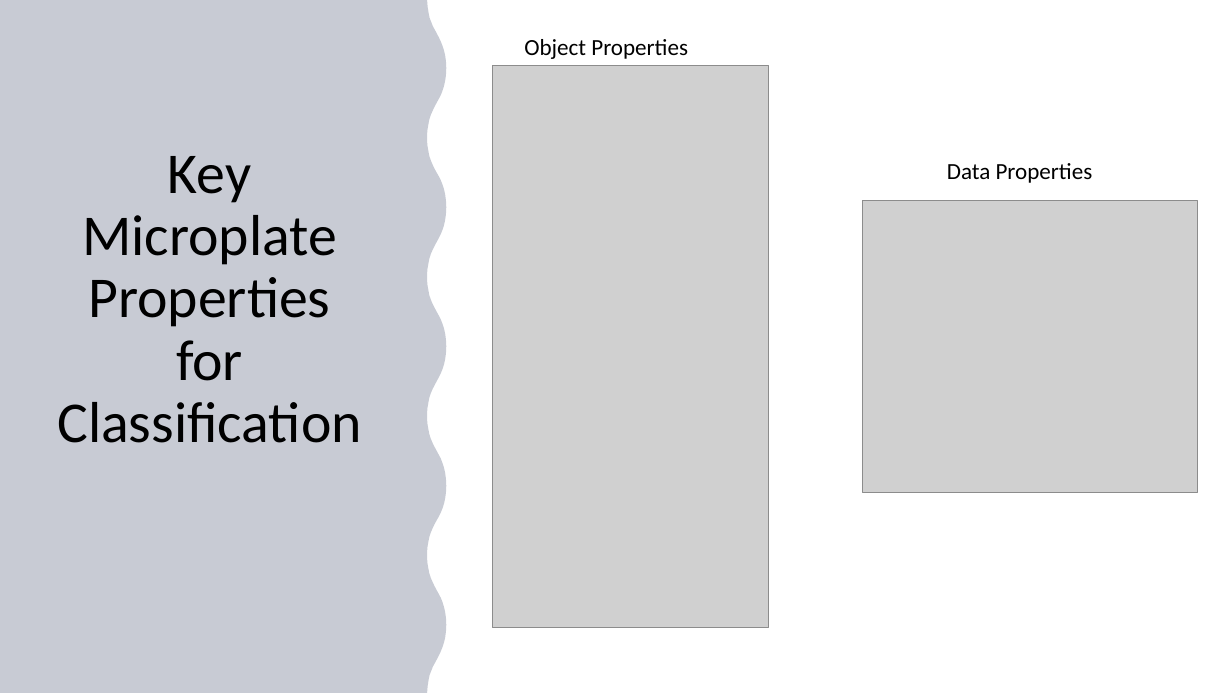
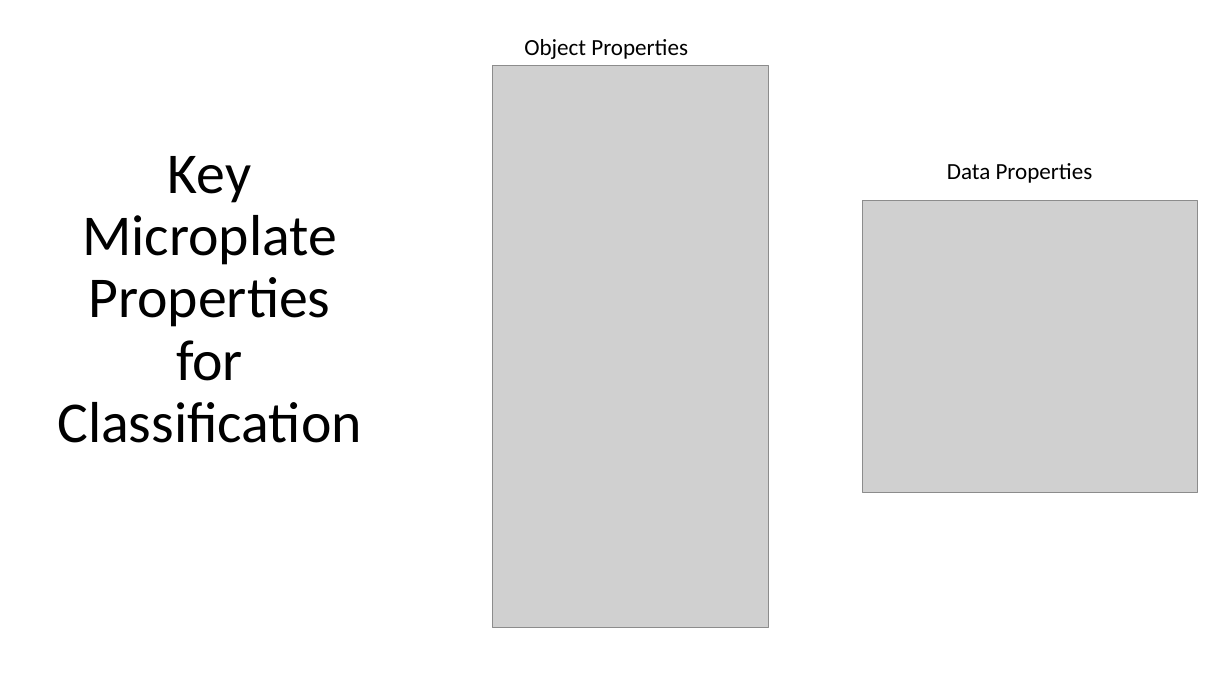
Before and after one commit to Bioprotocols/container-ontology, a slide deck: slide 5 of docs/Container Ontology 2022-03-11.pptx (slide 13 before the commit). Drawn at 1232x693 pixels with LibreOffice and Linux fonts; fonts in the diff are those of the drawing; grey boxes stand for pictures. Boxes give left, top, right and bottom in pixels: in the first picture for what was removed or moved away, otherwise in the second. Text is boxed around its words. In the diff, an @@ line names an element or a change of style, - is before the commit and + after.

```diff
--- a/docs/Container Ontology 2022-03-11.pptx
+++ b/docs/Container Ontology 2022-03-11.pptx
@@ freeform shape removed at (0,0,446,693) @@
@@ freeform shape removed at (0,0,432,693) @@
@@ freeform shape removed at (0,0,446,693) @@
```
Also in this commit, not shown: 3 other slides changed, 4 slides added, 1 slide removed, 2 other files.
